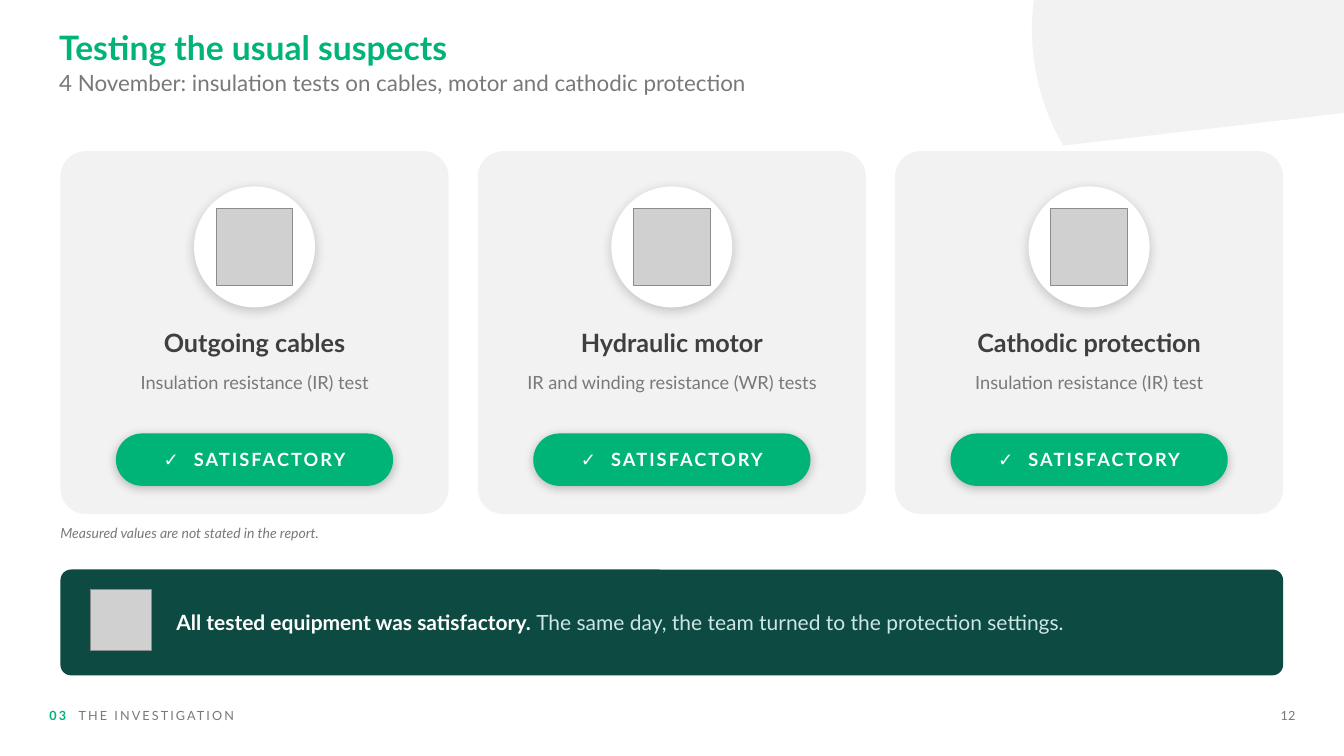
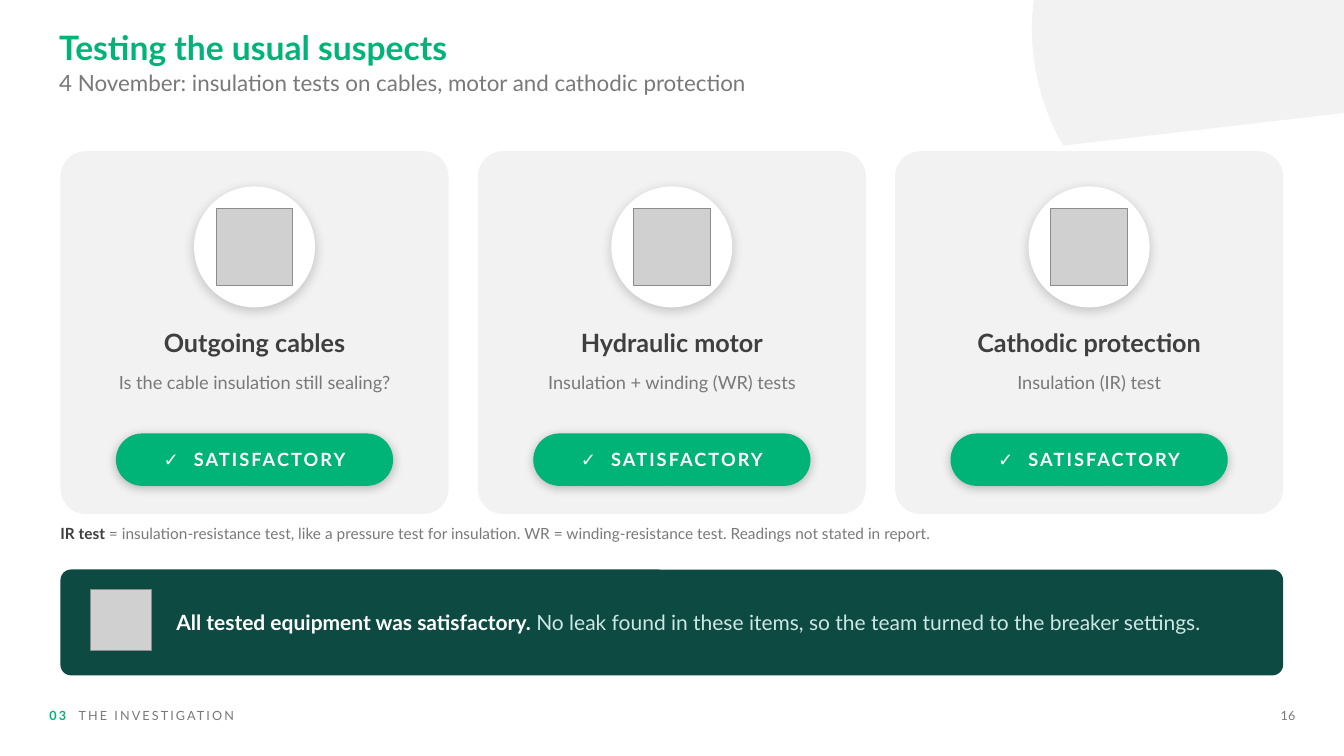
Before and after one commit to nasr9787alfarsi-alt/Nasr, a slide deck: slide 16 of presentations/ZAZ-8_Main_PDB_MCCB_Tripping_Investigation.pptx (slide 12 before the commit). Drawn at 1344x756 pixels with LibreOffice and Linux fonts; fonts in the diff are those of the drawing; grey boxes stand for pictures; background and template pictures are left out. Boxes give left, top, right and bottom in pixels: in the first picture for what was removed or moved away, otherwise in the second. Text is boxed around its words. In the diff, an @@ line names an element or a change of style, - is before the commit and + after.

```diff
--- a/presentations/ZAZ-8_Main_PDB_MCCB_Tripping_Investigation.pptx
+++ b/presentations/ZAZ-8_Main_PDB_MCCB_Tripping_Investigation.pptx
@@ text at (x1=119, y1=375, x2=391, y2=392): text changed @@
-Insulation resistance (IR) test
+Is the cable insulation still sealing?
@@ text at (x1=548, y1=375, x2=795, y2=392): text changed @@
-IR and winding resistance (WR) tests
+Insulation + winding (WR) tests
@@ text at (x1=1017, y1=375, x2=1161, y2=392): text changed @@
-Insulation resistance (IR) test
+Insulation (IR) test
@@ text at (x1=60, y1=527, x2=930, y2=542): text changed; size 10 to 11 pt; italic off @@
-Measured values are not stated in the report.
+IR test = insulation-resistance test, like a pressure test for insulation. WR = winding-resistance test. Readings not stated in report.
@@ text at (x1=176, y1=614, x2=1200, y2=634): text changed @@
-All tested equipment was satisfactory. The same day, the team turned to the protection settings.
+All tested equipment was satisfactory. No leak found in these items, so the team turned to the breaker settings.
@@ text at (x1=1281, y1=711, x2=1296, y2=720): text changed @@
-12
+16
```
Also in this commit, not shown: 22 other slides changed, 6 slides added.
